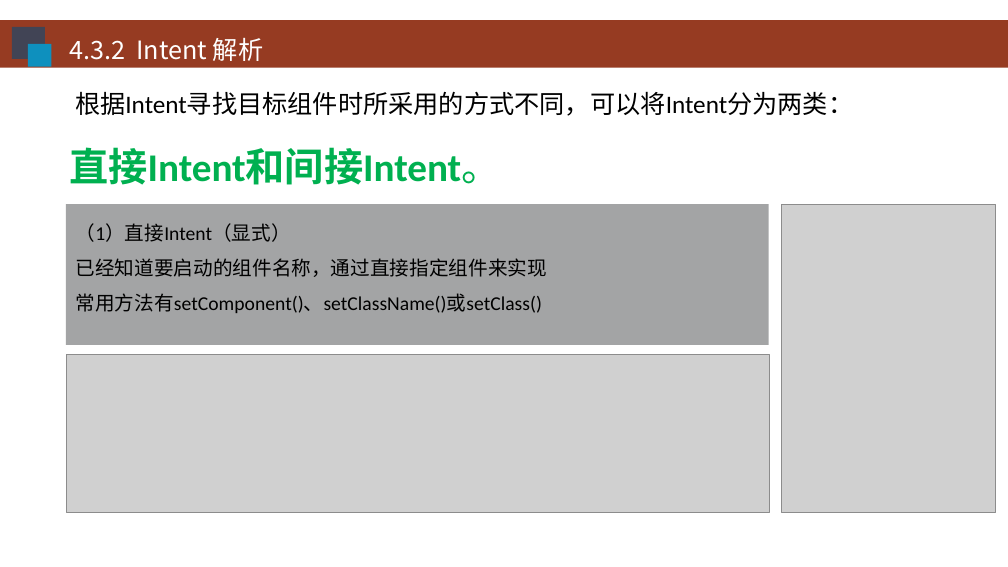
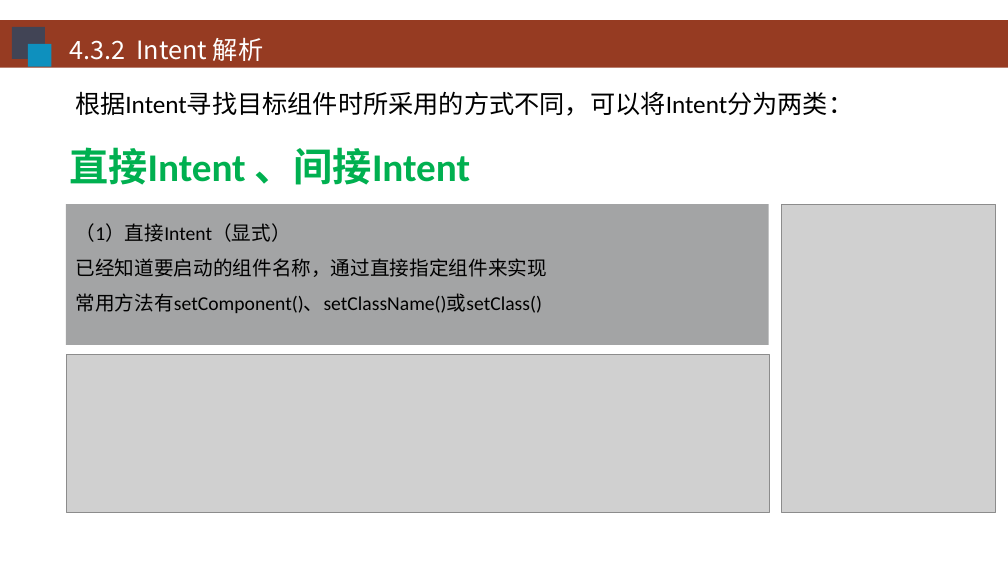
Before and after one commit to HBU/Android-PPT, a slide deck: slide 20 of 04.0 -- 活动-意图-- 第04章.pptx (slide 18 before the commit). Drawn at 1008x567 pixels with LibreOffice and Linux fonts; fonts in the diff are those of the drawing; grey boxes stand for pictures; background and template pictures are left out. Boxes give left, top, right and bottom in pixels: in the first picture for what was removed or moved away, otherwise in the second. Text is boxed around its words. In the diff, an @@ line names an element or a change of style, - is before the commit and + after.

```diff
--- a/04.0 -- 活动-意图-- 第04章.pptx
+++ b/04.0 -- 活动-意图-- 第04章.pptx
@@ text at [69, 147, 470, 185]: text changed @@
-直接Intent和间接Intent。
+直接Intent 、间接Intent
```
Also in this commit, not shown: 4 other slides changed, 2 slides added.
